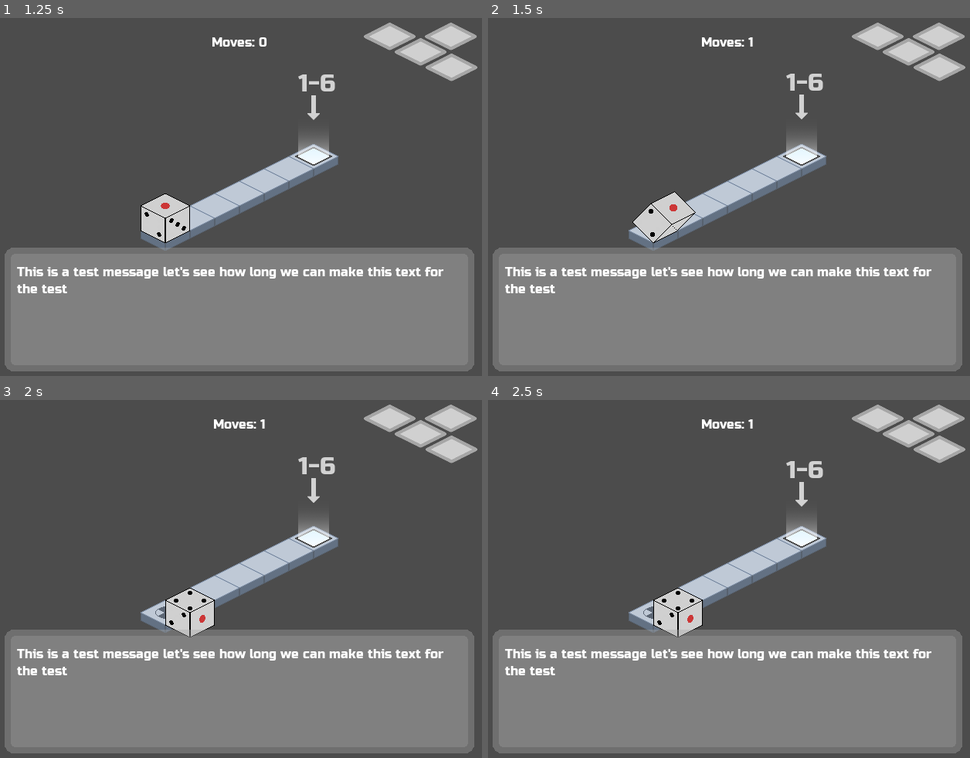
Above: before the commit, frames 1-4 (two rows, left to right).
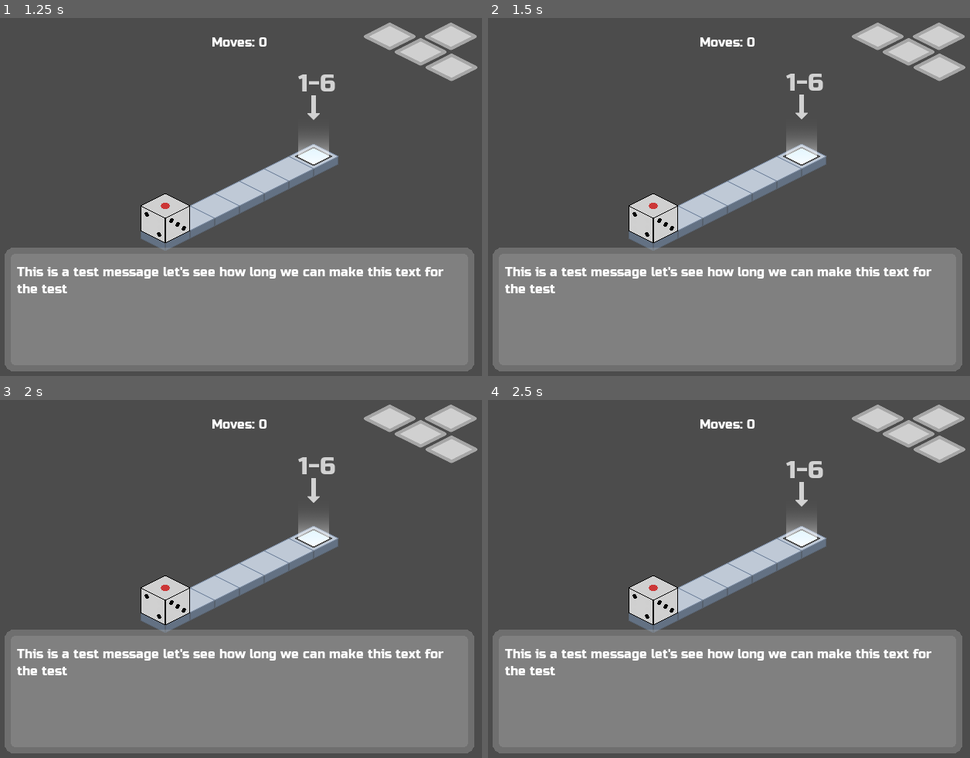
Above: after the commit, the same moments.

Repository: kdreese/gmtk-2022
Game: Godot game, scene res://src/states/Menu.tscn
Two runs of this game, one before a commit and one after it. Both use one fixed random seed, a clock stepped at 60 frames per second and the inputs below.
Inputs:
- Up to frame 1 (1.25 s): click "Play" at 0.5 s
- Up to frame 2 (1.5 s): hold D (move_right) from 1.28 s (still down)
- Up to frame 3 (2 s): keep holding D (move_right)
- Up to frame 4 (2.5 s): release D (move_right) at 2.03 s; hold S (move_back) from 2.03 s (still down)

Frame 1 is identical in both runs. In frame 2, 0.7% of the frame differs, in the area x 29-56%, y 5-63%; in frame 3, 1.4%, in the area x 29-56%, y 5-67%; in frame 4, 1.4%.

Commit message:
Andrew how tf did you not test this

Diff:
--- a/src/objects/Player.gd
+++ b/src/objects/Player.gd
@@ -121,9 +121,9 @@
 # Check if the space attempting to be moved into is capable of being moved into
 func is_movable(coord: Vector2) -> bool:
 	var tile := tile_map.get_cellv(coord)
-	if tile == -1 or tile == tile_map.tile_set.find_tile_by_name("GateClosed"):
+	if tile == -1:
 		return false
-	return true
+	return tile_map.tile_set.tile_get_name(tile) in ["Base", "Start"]
 
 
 # Get the rotated version of the given face.
